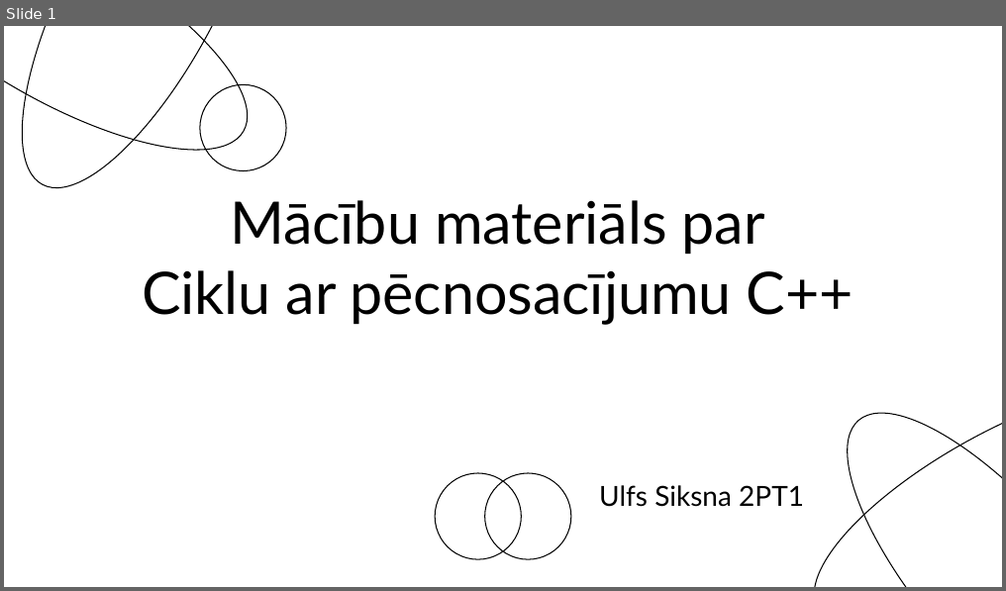
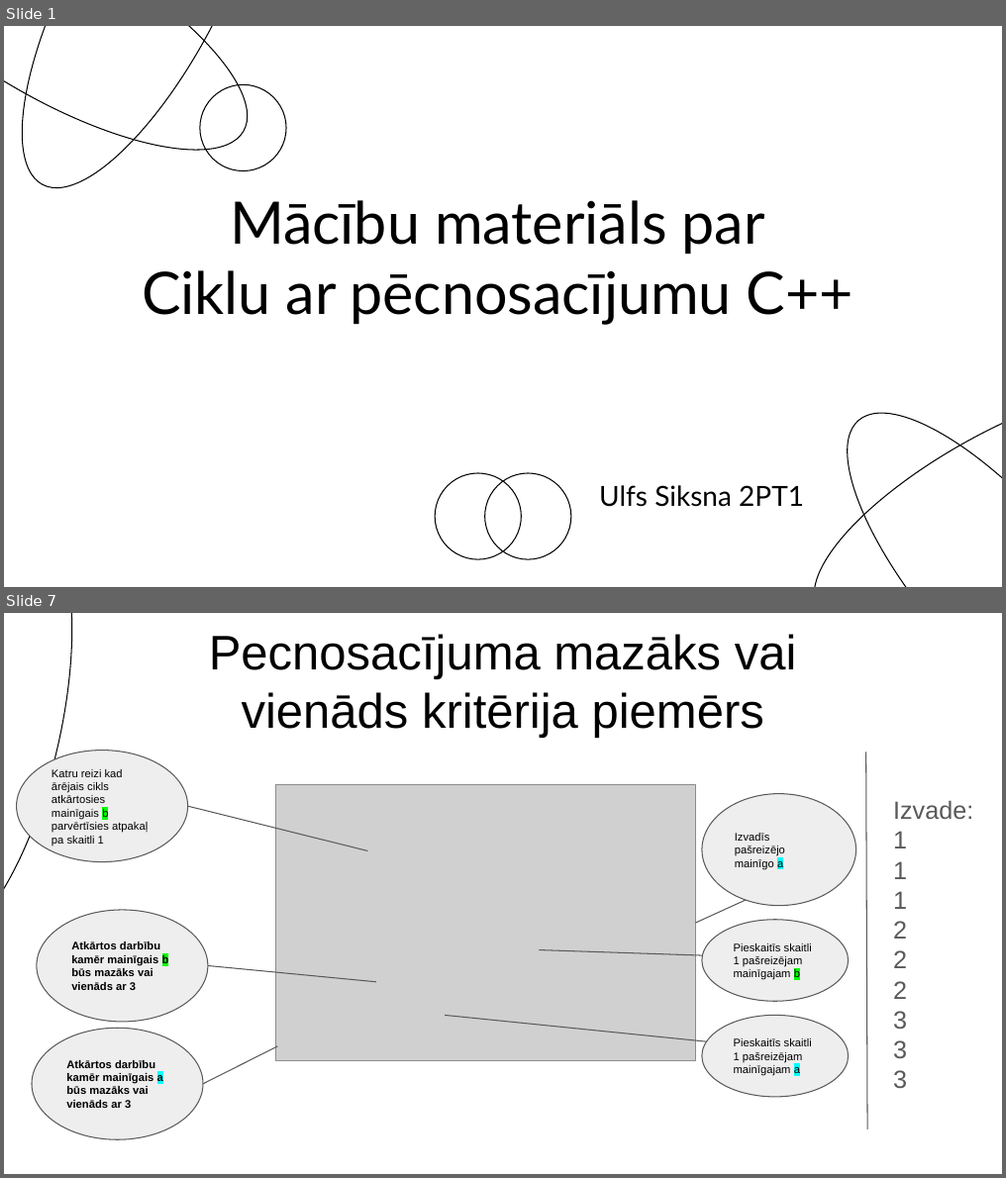
Before and after one commit to Siksna/2PT1_Eksamens, a slide deck: Pecnosacījumu_MācībuMaterials.pptx. Shown one above the other, each under a label of ours: slide 1 before the commit, slides 1 and 7 after it; the slides between them are not shown. The pictures are 1006x591 and 1006x1178 pixels, drawn with LibreOffice and Linux fonts; fonts in the diff are those of the drawing; grey boxes stand for pictures. Boxes give left, top, right and bottom in pixels: in the first picture for what was removed or moved away, otherwise in the second. Text is boxed around its words. In the diff, an @@ line names an element or a change of style, - is before the commit and + after.

```diff
--- a/Pecnosacījumu_MācībuMaterials.pptx
+++ b/Pecnosacījumu_MācībuMaterials.pptx
@@ slide 7 added at box(4, 613, 1002, 1174), background #FFFFFF @@
@@ ellipse added at box(4, 613, 107, 964), outline #000000 0.75 pt @@
@@ text added at box(209, 634, 797, 738), 35 pt, text #000000 @@
+Pecnosacījuma mazāks vai vienāds kritērija piemērs
@@ ellipse added at box(17, 751, 188, 862), fill #EEEEEE, outline #595959 0.75 pt, 8 pt, text #000000 @@
+Katru reizi kad ārējais cikls atkārtosies mainīgais b parvērtīsies atpakaļ pa skaitli 1
@@ line added from (866, 752) to (867, 1130), #595959 0.75 pt @@
@@ picture added at box(275, 784, 696, 1061) @@
@@ line added from (368, 852) to (187, 807), #595959 0.75 pt @@
@@ ellipse added at box(702, 793, 855, 905), fill #EEEEEE, outline #595959 0.75 pt, 8 pt, text #000000 @@
+Izvadīs pašreizējo mainīgo a
@@ text added at box(893, 800, 973, 1088), 18 pt, text #595959 @@
+Izvade:
+1
+1
+1
+2
+2
+2
+3
+3
+3
@@ line added from (696, 923) to (856, 850), #595959 0.75 pt @@
@@ ellipse added at box(37, 910, 209, 1022), fill #EEEEEE, outline #595959 0.75 pt, 8 pt, text #000000, bold @@
+Atkārtos darbību kamēr mainīgais b būs mazāks vai vienāds ar 3
@@ ellipse added at box(702, 919, 848, 1001), fill #EEEEEE, outline #595959 0.75 pt, 8 pt, text #000000 @@
+Pieskaitīs skaitli 1 pašreizējam mainīgajam b
@@ line added from (376, 982) to (208, 966), #595959 0.75 pt @@
@@ line added from (539, 951) to (848, 960), #595959 0.75 pt @@
@@ ellipse added at box(32, 1028, 204, 1140), fill #EEEEEE, outline #595959 0.75 pt, 8 pt, text #000000, bold @@
+Atkārtos darbību kamēr mainīgais a būs mazāks vai vienāds ar 3
@@ line added from (446, 1015) to (848, 1057), #595959 0.75 pt @@
@@ ellipse added at box(702, 1015, 848, 1097), fill #EEEEEE, outline #595959 0.75 pt, 8 pt, text #000000 @@
+Pieskaitīs skaitli 1 pašreizējam mainīgajam a
@@ line added from (277, 1046) to (203, 1084), #595959 0.75 pt @@
```
Also in this commit, not shown: 3 slides changed, 6 other slides added, 4 slides removed.
